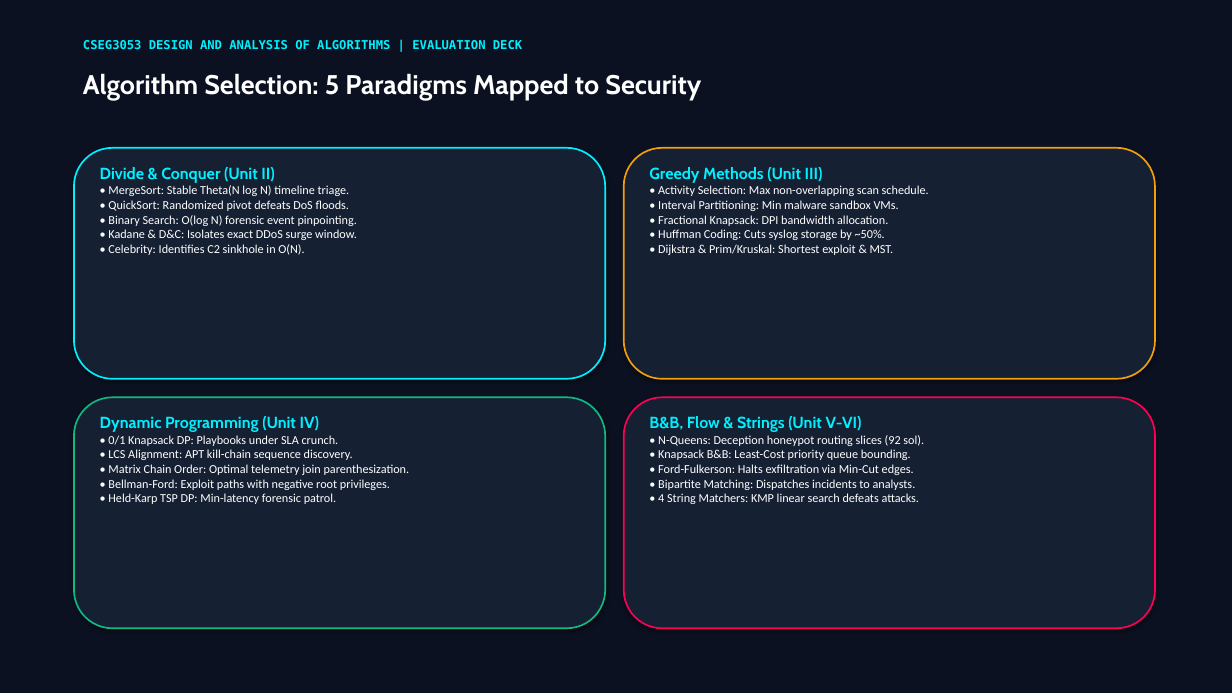
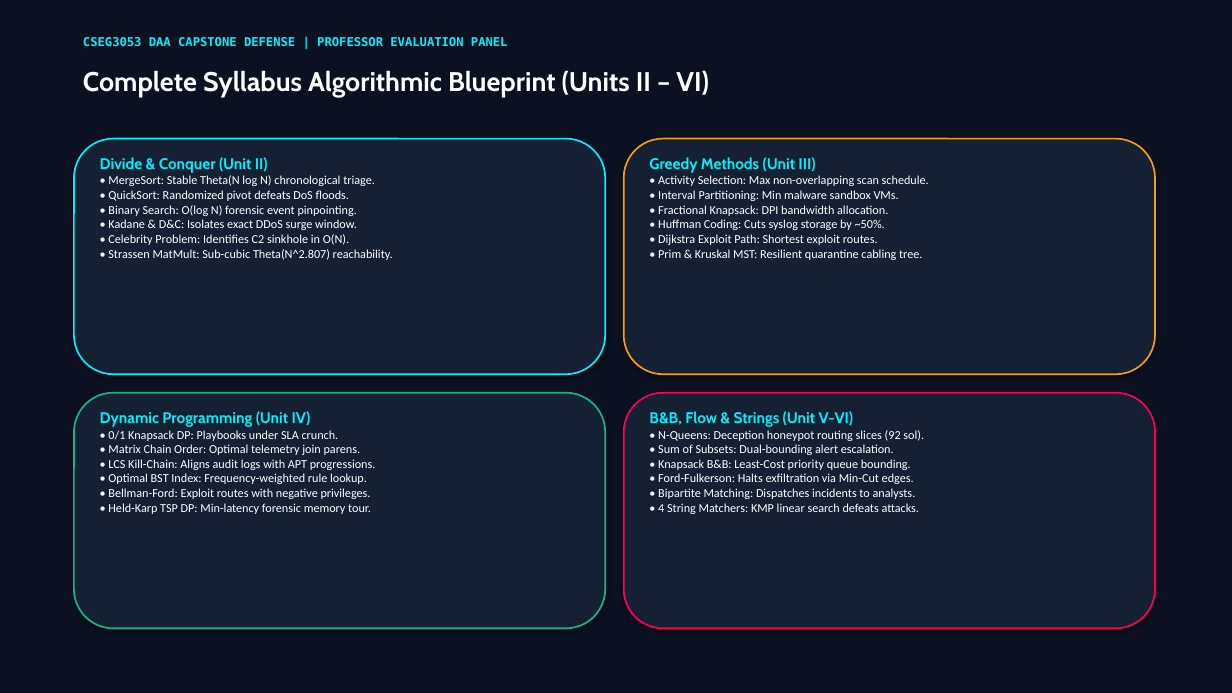
Before and after one commit to SPARSHsrihero1/cseg3053-cyber-threat-engine, a slide deck: slide 3 of presentation/CSEG3053_8Min_Evaluation_Deck.pptx. Drawn at 1232x693 pixels with LibreOffice and Linux fonts; fonts in the diff are those of the drawing. Boxes give left, top, right and bottom in pixels: in the first picture for what was removed or moved away, otherwise in the second. Text is boxed around its words. In the diff, an @@ line names an element or a change of style, - is before the commit and + after.

Commit message:
feat(presentation): compile master professor defense presentation deck with embedded high-res diagrams

```diff
--- a/presentation/CSEG3053_8Min_Evaluation_Deck.pptx
+++ b/presentation/CSEG3053_8Min_Evaluation_Deck.pptx
@@ text at bbox=[83, 37, 508, 46]: text changed @@
-CSEG3053 DESIGN AND ANALYSIS OF ALGORITHMS | EVALUATION DECK
+CSEG3053 DAA CAPSTONE DEFENSE | PROFESSOR EVALUATION PANEL
@@ text at bbox=[83, 70, 709, 98]: text changed @@
-Algorithm Selection: 5 Paradigms Mapped to Security
+Complete Syllabus Algorithmic Blueprint (Units II – VI)
@@ rounded rectangle: place and size @@
-rounded rectangle at bbox=[74, 148, 605, 379]
+rounded rectangle at bbox=[74, 139, 605, 374]
@@ rounded rectangle: place and size @@
-rounded rectangle at bbox=[624, 148, 1155, 379]
+rounded rectangle at bbox=[624, 139, 1155, 374]
@@ text "Divide & Conquer (Unit II)": place and size @@
-text "Divide & Conquer (Unit II)" at bbox=[100, 167, 357, 255]
+text "Divide & Conquer (Unit II)" at bbox=[100, 157, 393, 260]
@@ text at bbox=[100, 157, 268, 173]: size 12.5 to 12 pt in "Divide & Conquer (Unit II)" @@
@@ text at bbox=[108, 175, 375, 186]: text changed @@
-• MergeSort: Stable Theta(N log N) timeline triage.
+• MergeSort: Stable Theta(N log N) chronological triage.
@@ text "Greedy Methods (Unit III)": place and size @@
-text "Greedy Methods (Unit III)" at bbox=[649, 167, 929, 255]
+text "Greedy Methods (Unit III)" at bbox=[649, 157, 929, 260]
@@ text at bbox=[649, 157, 815, 173]: size 12.5 to 12 pt in "Greedy Methods (Unit III)" @@
@@ text at bbox=[108, 234, 393, 260]: text changed @@
-• Celebrity: Identifies C2 sinkhole in O(N).
+• Celebrity Problem: Identifies C2 sinkhole in O(N).
+• Strassen MatMult: Sub-cubic Theta(N^2.807) reachability.
@@ text at bbox=[658, 234, 922, 260]: text changed @@
-• Dijkstra & Prim/Kruskal: Shortest exploit & MST.
+• Dijkstra Exploit Path: Shortest exploit routes.
+• Prim & Kruskal MST: Resilient quarantine cabling tree.
@@ rounded rectangle: place and size @@
-rounded rectangle at bbox=[74, 397, 605, 628]
+rounded rectangle at bbox=[74, 393, 605, 628]
@@ text at bbox=[100, 411, 311, 427]: size 12.5 to 12 pt in "Dynamic Programming (Unit IV)" @@
@@ rounded rectangle: place and size @@
-rounded rectangle at bbox=[624, 397, 1155, 628]
+rounded rectangle at bbox=[624, 393, 1155, 628]
@@ text at bbox=[649, 411, 854, 427]: size 12.5 to 12 pt in "B&B, Flow & Strings (Unit V-VI)" @@
@@ text at bbox=[108, 444, 376, 514]: text changed @@
-• LCS Alignment: APT kill-chain sequence discovery.
-• Matrix Chain Order: Optimal telemetry join parenthesization.
-• Bellman-Ford: Exploit paths with negative root privileges.
-• Held-Karp TSP DP: Min-latency forensic patrol.
+• Matrix Chain Order: Optimal telemetry join parens.
+• LCS Kill-Chain: Aligns audit logs with APT progressions.
+• Optimal BST Index: Frequency-weighted rule lookup.
+• Bellman-Ford: Exploit routes with negative privileges.
+• Held-Karp TSP DP: Min-latency forensic memory tour.
@@ text at bbox=[658, 444, 894, 455]: paragraph added @@
+• Sum of Subsets: Dual-bounding alert escalation.
```
Also in this commit, not shown: 3 other slides changed, 4 slides added, 3 slides removed, 8 other files.
